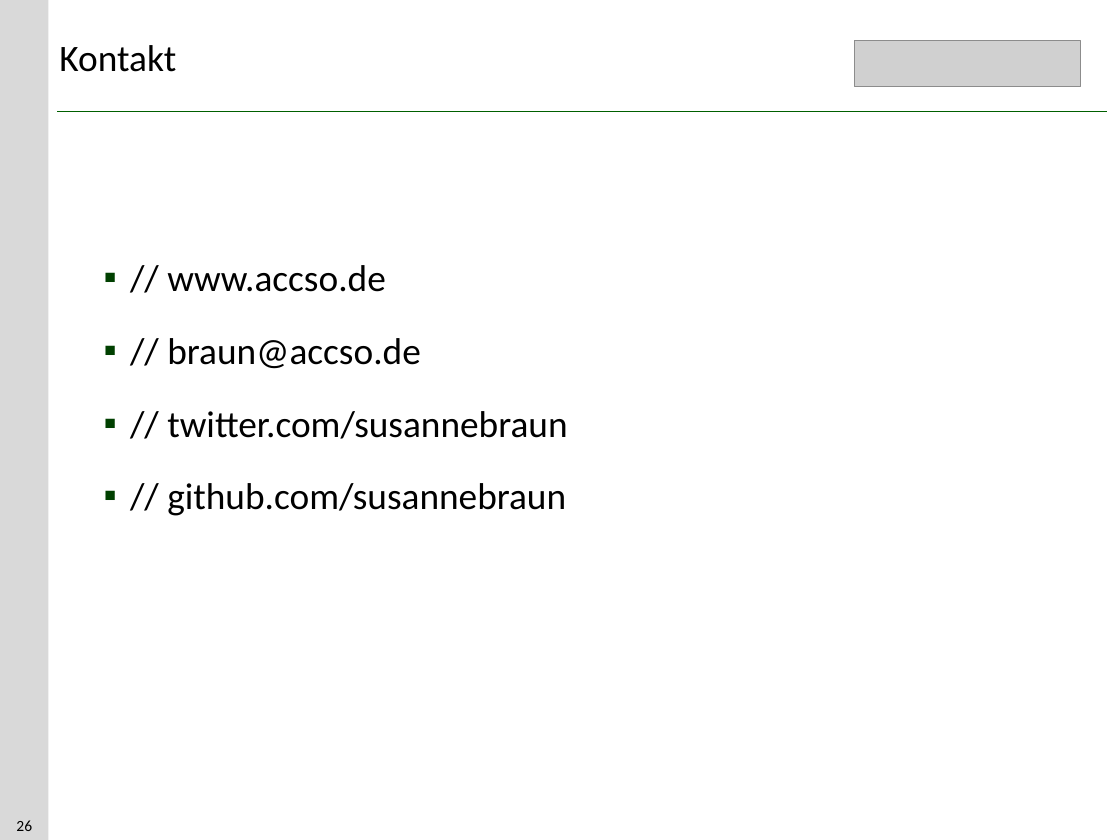
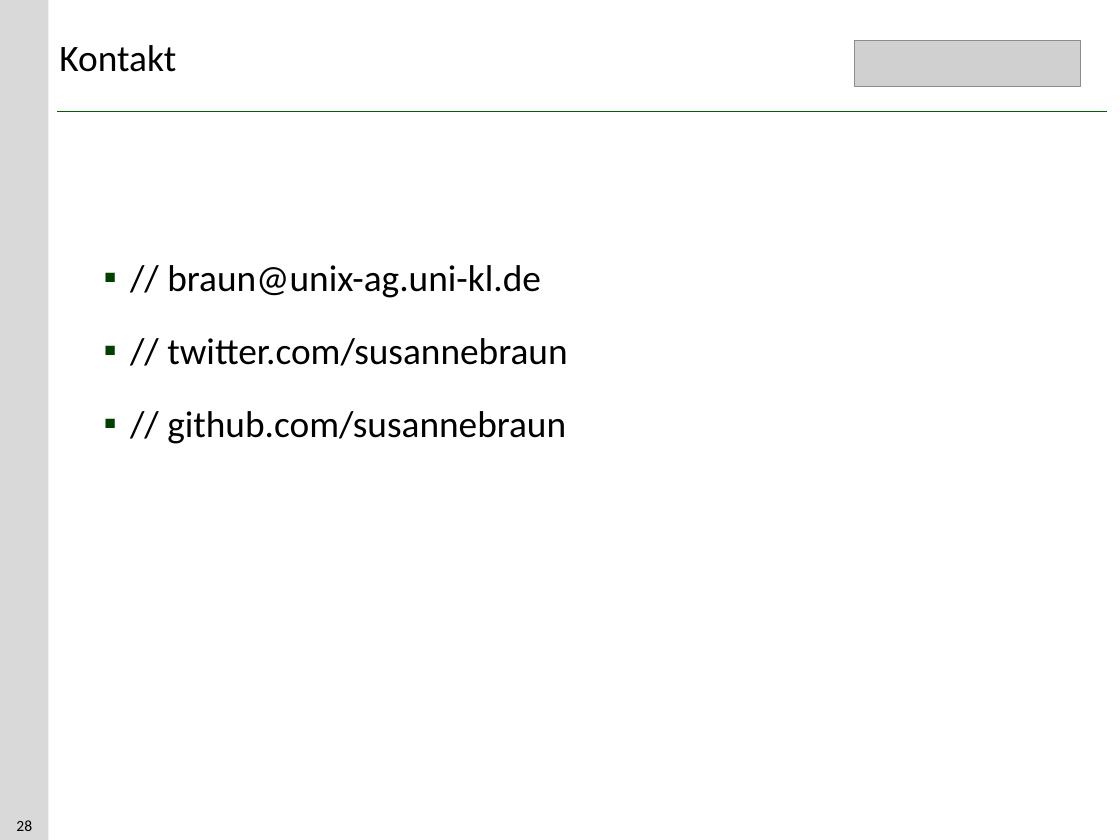
Before and after one commit to susannebraun/TutorialDay, a slide deck: slide 28 of Einführung.pptx (slide 26 before the commit). Drawn at 1120x840 pixels with LibreOffice and Linux fonts; fonts in the diff are those of the drawing; grey boxes stand for pictures. Boxes give left, top, right and bottom in pixels: in the first picture for what was removed or moved away, otherwise in the second. Text is boxed around its words. In the diff, an @@ line names an element or a change of style, - is before the commit and + after.

```diff
--- a/Einführung.pptx
+++ b/Einführung.pptx
@@ text at (167,265,541,298): text changed @@
-▪ // www.accso.de
-▪ // braun@accso.de
+▪ // braun@unix-ag.uni-kl.de
@@ page number at (16,820,32,831): text changed @@
-26
+28
```
Also in this commit, not shown: 2 other slides changed, 2 slides added.
